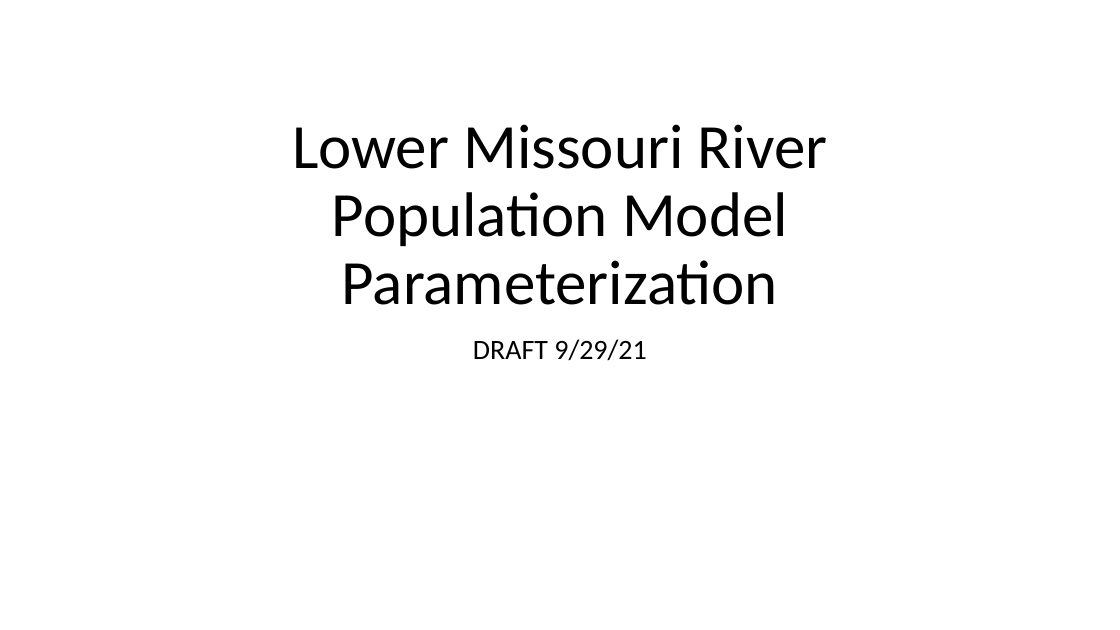
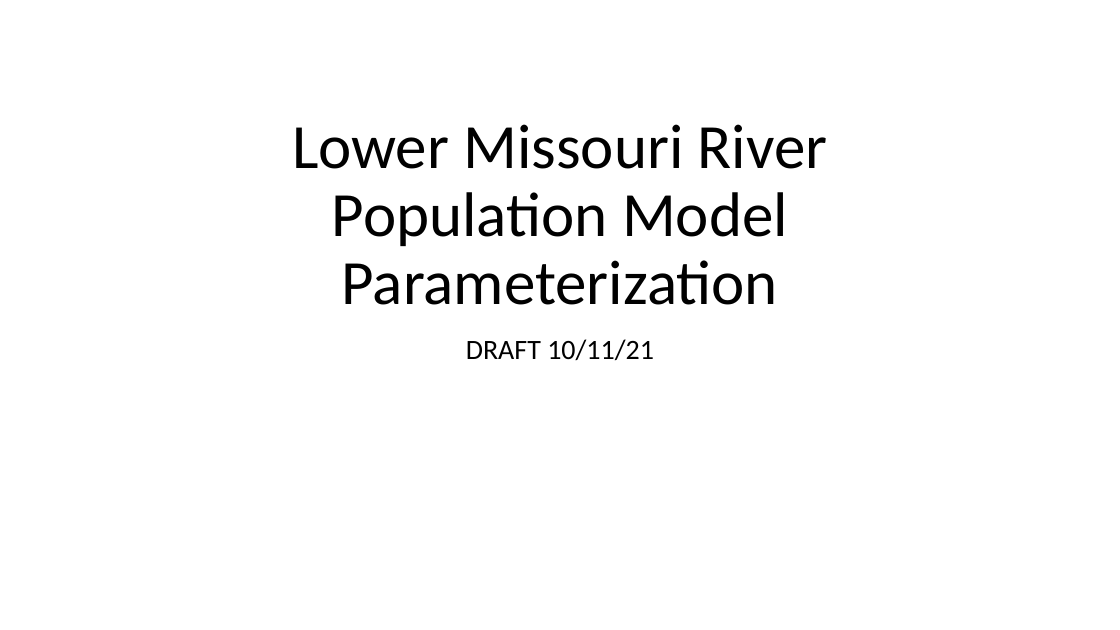
Before and after one commit to sreynolds2/LMOR-DPM, a slide deck: slide 1 of documents/Parameterization.pptx. Drawn at 1120x630 pixels with LibreOffice and Linux fonts; fonts in the diff are those of the drawing. Boxes give left, top, right and bottom in pixels: in the first picture for what was removed or moved away, otherwise in the second. Text is boxed around its words. In the diff, an @@ line names an element or a change of style, - is before the commit and + after.

Commit message:
update parameterization

```diff
--- a/documents/Parameterization.pptx
+++ b/documents/Parameterization.pptx
@@ subtitle at (466,339,654,361): text changed @@
-DRAFT 9/29/21
+DRAFT 10/11/21
```
Also in this commit, not shown: 6 other slides changed, 1 slide added, 16 other files.
